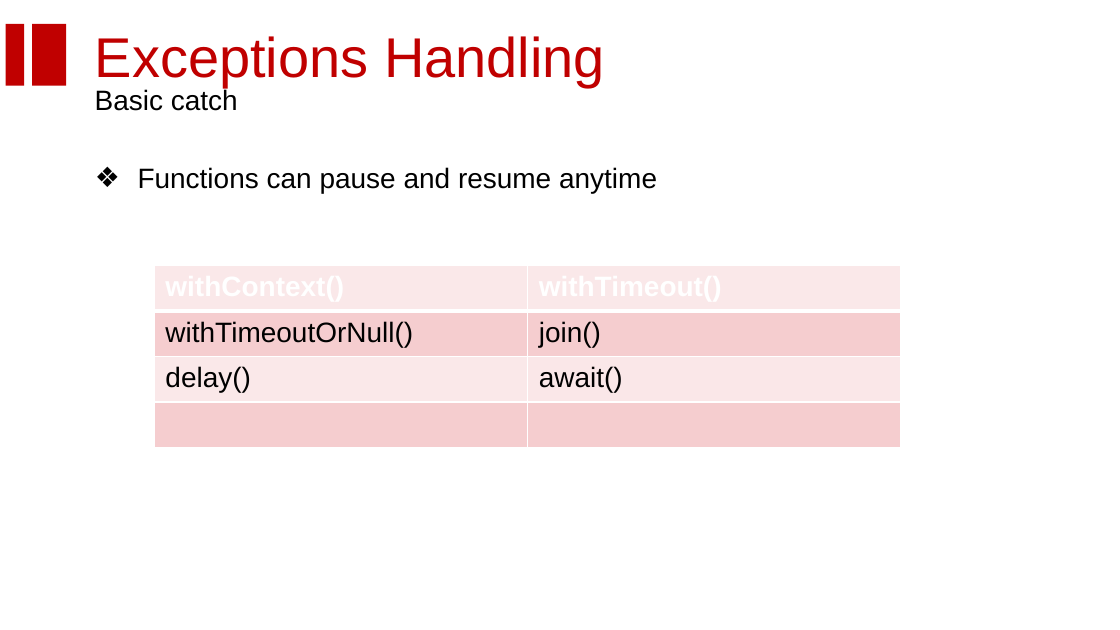
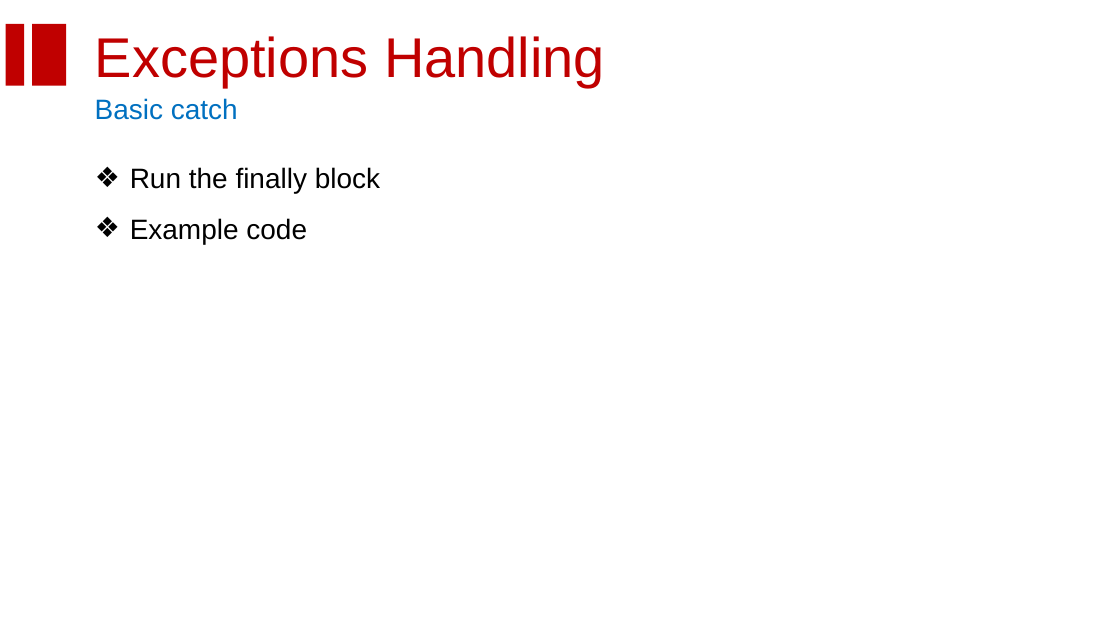
Before and after one commit to homanad/KotlinCoroutines, a slide deck: slide 26 of Coroutine.pptx (slide 25 before the commit). Drawn at 1120x630 pixels with LibreOffice and Linux fonts; fonts in the diff are those of the drawing; background and template pictures are left out. Boxes give left, top, right and bottom in pixels: in the first picture for what was removed or moved away, otherwise in the second. Text is boxed around its words. In the diff, an @@ line names an element or a change of style, - is before the commit and + after.

```diff
--- a/Coroutine.pptx
+++ b/Coroutine.pptx
@@ text "Basic catch": place and size @@
-text "Basic catch" at [95, 88, 238, 111]
+text "Basic catch" at [95, 98, 238, 120]
@@ text "Basic catch" at [95, 98, 238, 120]: text colour #000000 to #0070C0 @@
@@ text at [130, 167, 380, 244]: text changed @@
-❖ Functions can pause and resume anytime
+❖ Run the finally block
+❖ Example code
@@ table removed at [155, 265, 900, 447], 4 rows, 2 columns @@
-withContext() | withTimeout()
-withTimeoutOrNull() | join()
-delay() | await()
- | 
```
Also in this commit, not shown: 15 other slides changed, 14 slides added, 14 slides removed.
